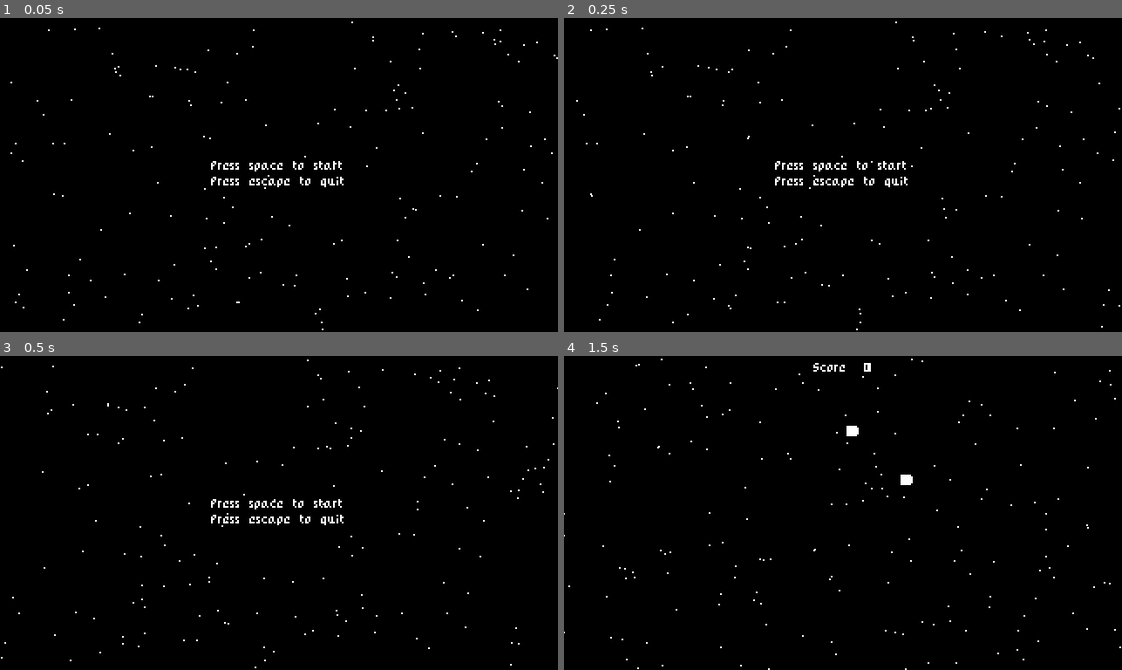
Above: before the commit, frames 1-4 (two rows, left to right).
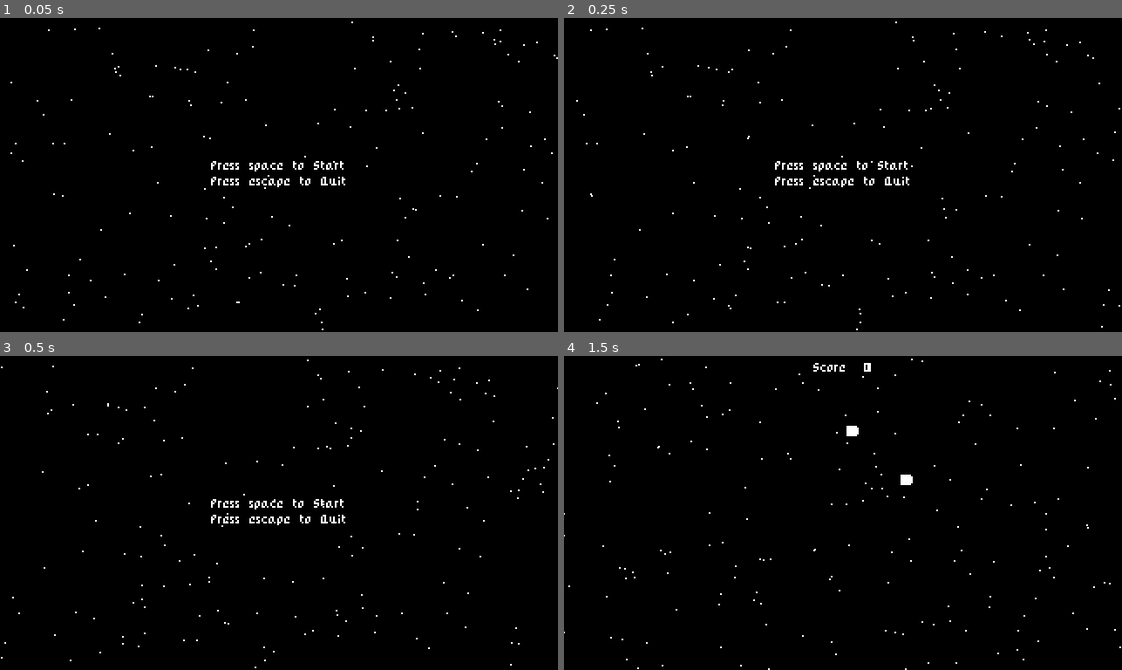
Above: after the commit, the same moments.

Repository: defvova/space_shooter
Game: Godot game, scene res://src/Levels/StartMenu.tscn
The game is run twice, just before and just after one commit, with the same random seed, the same clock (stepped at 60 frames per second) and the same inputs.
Inputs:
- Up to frame 1 (0.05 s): no input
- Up to frame 2 (0.25 s): no input
- Up to frame 3 (0.5 s): no input
- Up to frame 4 (1.5 s): tap Space at 0.5 s; hold Up (ui_up) 0.53-1.28 s; tap Enter (ui_accept) at 0.6, 0.77, 1.07, 1.35 s; hold Down (ui_down) from 1.28 s (still down)

The runs differ from the first frame. In frame 1, 0.2% of the frame differs, in the area x 56-62%, y 45-54%; in frame 2, 0.2%; in frame 3, 0.2%; in frame 4, nothing differs.

Commit message:
Add game over screen

Diff:
--- a/src/Actors/Player/Player.gd
+++ b/src/Actors/Player/Player.gd
@@ -5,6 +5,8 @@
 const Bullet: Object = preload('res://src/Actors/Player/Bullet.tscn')
 const ExplosionEffect: Object = preload("res://src/Actors/ExplosionEffect.tscn")
 var velocity: Vector2 = Vector2.ZERO
+
+signal player_death
 
 func get_inputs() -> void:
 	velocity.y = Input.get_action_strength('ui_down') - Input.get_action_strength('ui_up')
@@ -22,6 +24,7 @@
 	var main = get_tree().current_scene
 	main.add_child(explosion)
 	explosion.global_position = global_position
+	emit_signal('player_death')
 
 func fire_bullet() -> void:
 	var bullet = Bullet.instance()
--- /dev/null
+++ b/src/Levels/GameOver.gd
@@ -0,0 +1,5 @@
+extends Node
+
+func _process(delta: float) -> void:
+	if Input.is_action_just_pressed('ui_accept'):
+		get_tree().change_scene("res://src/Levels/StartMenu.tscn")
--- /dev/null
+++ b/src/Levels/GameOver.tscn
@@ -0,0 +1,98 @@
+[gd_scene load_steps=7 format=2]
+
+[ext_resource path="res://assets/PixelRPG.ttf" type="DynamicFontData" id=1]
+[ext_resource path="res://src/Levels/GameOver.gd" type="Script" id=2]
+[ext_resource path="res://src/Levels/StarParticle.tscn" type="PackedScene" id=3]
+
+[sub_resource type="DynamicFont" id=1]
+size = 6
+font_data = ExtResource( 1 )
+
+[sub_resource type="DynamicFont" id=2]
+size = 6
+font_data = ExtResource( 1 )
+
+[sub_resource type="DynamicFont" id=3]
+size = 6
+font_data = ExtResource( 1 )
+
+[node name="GameOver" type="Node"]
+script = ExtResource( 2 )
+
+[node name="Background" type="ColorRect" parent="."]
+anchor_right = 1.0
+anchor_bottom = 1.0
+color = Color( 0, 0, 0, 1 )
+__meta__ = {
+"_edit_lock_": true,
+"_edit_use_anchors_": false
+}
+
+[node name="StarParticle" parent="." instance=ExtResource( 3 )]
+
+[node name="GameOverContainer" type="CenterContainer" parent="."]
+anchor_right = 1.0
+margin_top = 69.0
+margin_bottom = 79.0
+__meta__ = {
+"_edit_group_": true,
+"_edit_lock_": true,
+"_edit_use_anchors_": false
+}
+
+[node name="GameOverLabel" type="Label" parent="GameOverContainer"]
+margin_left = 140.0
+margin_top = 2.0
+margin_right = 179.0
+margin_bottom = 8.0
+custom_fonts/font = SubResource( 1 )
+text = "Game Over"
+align = 1
+valign = 1
+__meta__ = {
+"_edit_use_anchors_": false
+}
+
+[node name="HighscoreContainer" type="CenterContainer" parent="."]
+anchor_top = 0.5
+anchor_right = 1.0
+anchor_bottom = 0.5
+margin_top = -3.0
+margin_bottom = 3.0
+__meta__ = {
+"_edit_group_": true,
+"_edit_lock_": true,
+"_edit_use_anchors_": false
+}
+
+[node name="HighscoreLabel" type="Label" parent="HighscoreContainer"]
+margin_left = 135.0
+margin_right = 184.0
+margin_bottom = 6.0
+custom_fonts/font = SubResource( 2 )
+text = "Highscore : 0"
+__meta__ = {
+"_edit_use_anchors_": false
+}
+
+[node name="PresskeyContainer" type="CenterContainer" parent="."]
+anchor_top = 1.0
+anchor_right = 1.0
+anchor_bottom = 1.0
+margin_top = -19.0
+__meta__ = {
+"_edit_group_": true,
+"_edit_lock_": true,
+"_edit_use_anchors_": false
+}
+
+[node name="PressKeyLabel" type="Label" parent="PresskeyContainer"]
+margin_left = 82.0
+margin_top = 6.0
+margin_right = 237.0
+margin_bottom = 12.0
+custom_fonts/font = SubResource( 3 )
+text = "Press space to return to the main menu"
+__meta__ = {
+"_edit_use_anchors_": false
+}
--- a/src/Levels/Level.gd
+++ b/src/Levels/Level.gd
@@ -7,3 +7,7 @@
 func set_score(value) -> void:
 	score = value
 	score_label.text = 'Score = ' + str(score)
+
+func _on_Player_player_death() -> void:
+	yield(get_tree().create_timer(1), 'timeout')
+	get_tree().change_scene("res://src/Levels/GameOver.tscn")
--- a/src/Levels/Level.tscn
+++ b/src/Levels/Level.tscn
@@ -43,3 +43,4 @@
 "_edit_lock_": true,
 "_edit_use_anchors_": false
 }
+[connection signal="player_death" from="Player" to="." method="_on_Player_player_death"]
--- a/src/Levels/StartMenu.tscn
+++ b/src/Levels/StartMenu.tscn
@@ -32,8 +32,8 @@
 [node name="Label" type="Label" parent="CenterContainer"]
 margin_left = 121.0
 margin_top = 82.0
-margin_right = 198.0
+margin_right = 199.0
 margin_bottom = 97.0
 custom_fonts/font = SubResource( 1 )
-text = "Press space to start
-Press escape to quit"
+text = "Press space to Start
+Press escape to Quit"
Not shown: 2 places in src/Levels/Level.tscn that only renumber resources
